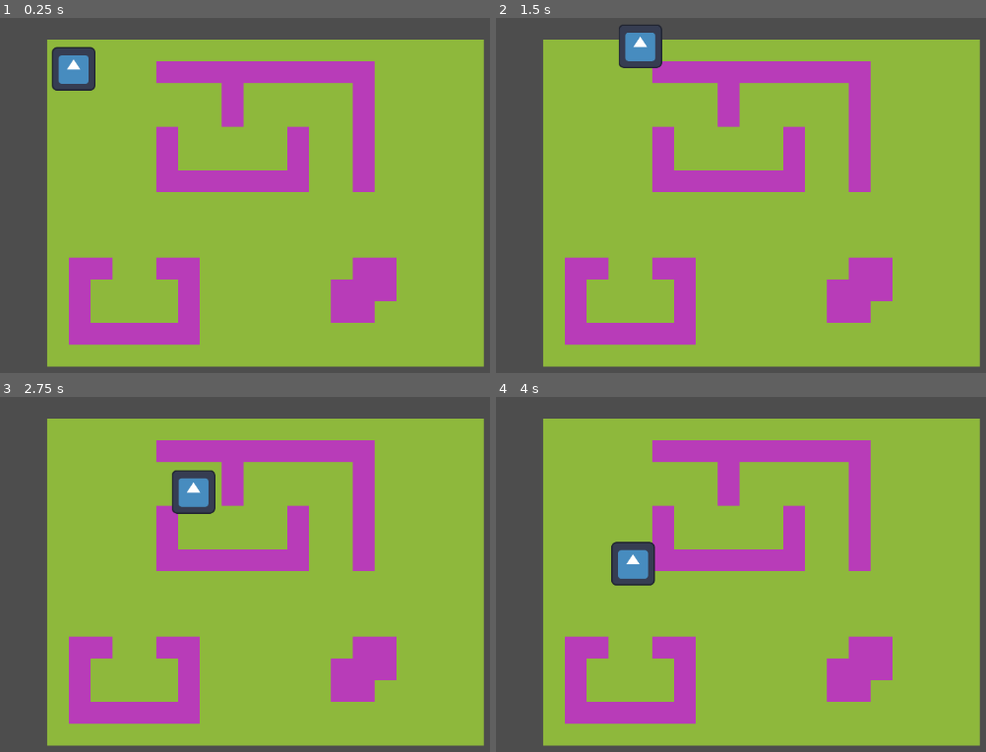
Above: before the commit, frames 1-4 (two rows, left to right).
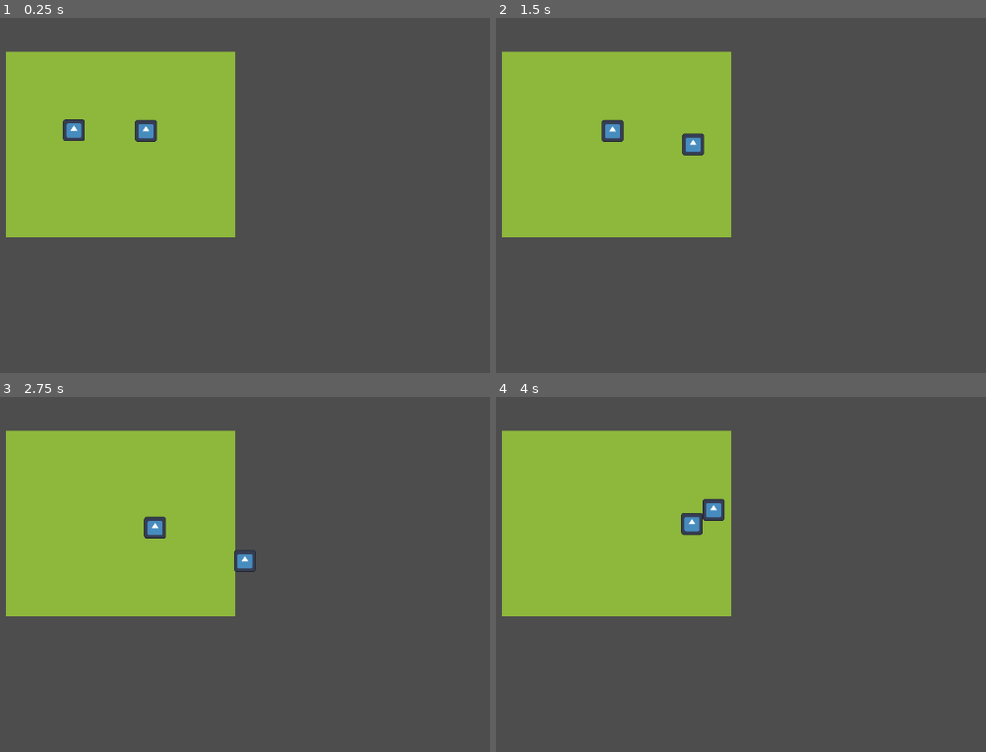
Above: after the commit, the same moments.

Repository: noir-depresso/Trio-Game-Jam
Game: Godot game, scene res://Scenes/field.tscn
The game is run twice, just before and just after one commit, with the same random seed, the same clock (stepped at 60 frames per second) and the same inputs. Before the commit the project starts from res://Scenes/main.tscn. The engine's default icon, where the game draws it, is replaced by a stand-in: a white triangle on a blue panel in a dark square.
Inputs (mouse positions are in pixels of both pictures, inside the frame that each line leads up to):
- Up to frame 1 (0.25 s): no input
- Up to frame 2 (1.5 s): move the mouse to (937, 170) at 0.52 s; hold Right (move_right) 0.53-1.28 s; click (937, 170) at 0.6 s; move the mouse to (608, 216) at 1.27 s; hold Down (move_down) from 1.28 s (still down); click (608, 216) at 1.35 s
- Up to frame 3 (2.75 s): move the mouse to (347, 475) at 2.02 s; release Down (move_down) at 2.03 s; hold Right (move_right) from 2.03 s (still down); click (347, 475) at 2.1 s
- Up to frame 4 (4 s): move the mouse to (726, 659) at 2.77 s; release Right (move_right) at 2.78 s; hold Up (move_up) 2.78-3.53 s; click (726, 659) at 2.85 s; move the mouse to (outside the picture) at 3.52 s; hold Left (move_left) from 3.53 s (still down); click (outside the picture) at 3.6 s

The runs differ from the first frame. In frame 1, 71% of the frame differs, in the area x 1-99%, y 6-99%; in frame 2, 71%; in frame 3, 71%; in frame 4, 71%.

Commit message:
Made the AI chase the player
## out all the code related to navigation and set the target position equal to the players position for movement

Diff:
--- a/Scenes/ai.tscn
+++ b/Scenes/ai.tscn
@@ -24,5 +24,3 @@
 radius = 32.0
 debug_use_custom = true
 debug_path_custom_color = Color(1, 0, 1, 1)
-
-[connection signal="navigation_finished" from="NavigationAgent2D" to="." method="_on_navigation_agent_2d_navigation_finished"]
--- a/Scripts/ai.gd
+++ b/Scripts/ai.gd
@@ -4,38 +4,46 @@
 # Even though the navigation is displayed on a 2D flat tilemap, it works for orthographic art as well.
 # the reason for this script to make little guys wander around the map while avoiding trees or buildings or whatever we come up with
 
-var speed = 100.0
-var has_reached_target_pos = false
-var target_pos : Vector2
+var speed = 50.0
 
-@onready var navigation = $NavigationAgent2D
+@onready var player = get_parent().get_node("Player")
+
+
+
+#var has_reached_target_pos = false
+#var target_pos : Vector2
+#@onready var navigation = $NavigationAgent2D
 
 
 func _physics_process(delta: float) -> void:
-	if !has_reached_target_pos: #Checks if target has not been reached, allowing movement
-		movement()
+	#if !has_reached_target_pos: #Checks if target has not been reached, allowing movement
+	movement()
 
-	if navigation.target_position != target_pos: #Checks if the nav target position has been changed, and a new path must be created
-		has_reached_target_pos = false
-
-	update_path()
-
-	if Input.is_action_just_pressed("Left_Click"): #Temporary to show how the AI will go towards the mouse clicked position
-		print("Mouse Clicked")
-		target_pos = get_global_mouse_position()
 
 
 func movement():
-	var dir = to_local(navigation.get_next_path_position()).normalized()
+	#var dir = to_local(navigation.get_next_path_position()).normalized()
+	var dir = to_local(player.global_position).normalized()
 	velocity = dir * speed
 	move_and_slide()
 
 
-func update_path():
-	if target_pos != null:
-		navigation.target_position = target_pos
 
+	#if navigation.target_position != target_pos: #Checks if the nav target position has been changed, and a new path must be created
+		#has_reached_target_pos = false
 
-func _on_navigation_agent_2d_navigation_finished() -> void: #Checks when the AI has reached the end of its path
-	has_reached_target_pos = true
-	print("Target Reached")
+	#update_path()
+
+	#if Input.is_action_just_pressed("Left_Click"): #Temporary to show how the AI will go towards the mouse clicked position
+		#print("Mouse Clicked")
+		#target_pos = get_global_mouse_position()
+
+#
+#func update_path():
+	#if target_pos != null:
+		#navigation.target_position = target_pos
+#
+#
+#func _on_navigation_agent_2d_navigation_finished() -> void: #Checks when the AI has reached the end of its path
+	#has_reached_target_pos = true
+	#print("Target Reached")
--- a/project.godot
+++ b/project.godot
@@ -11,7 +11,7 @@
 [application]
 
 config/name="Trio Game Jam"
-run/main_scene="uid://nkb8fnfm3bkk"
+run/main_scene="uid://bx6vf45x7s41v"
 config/features=PackedStringArray("4.6", "Forward Plus")
 config/icon="res://icon.svg"
 
